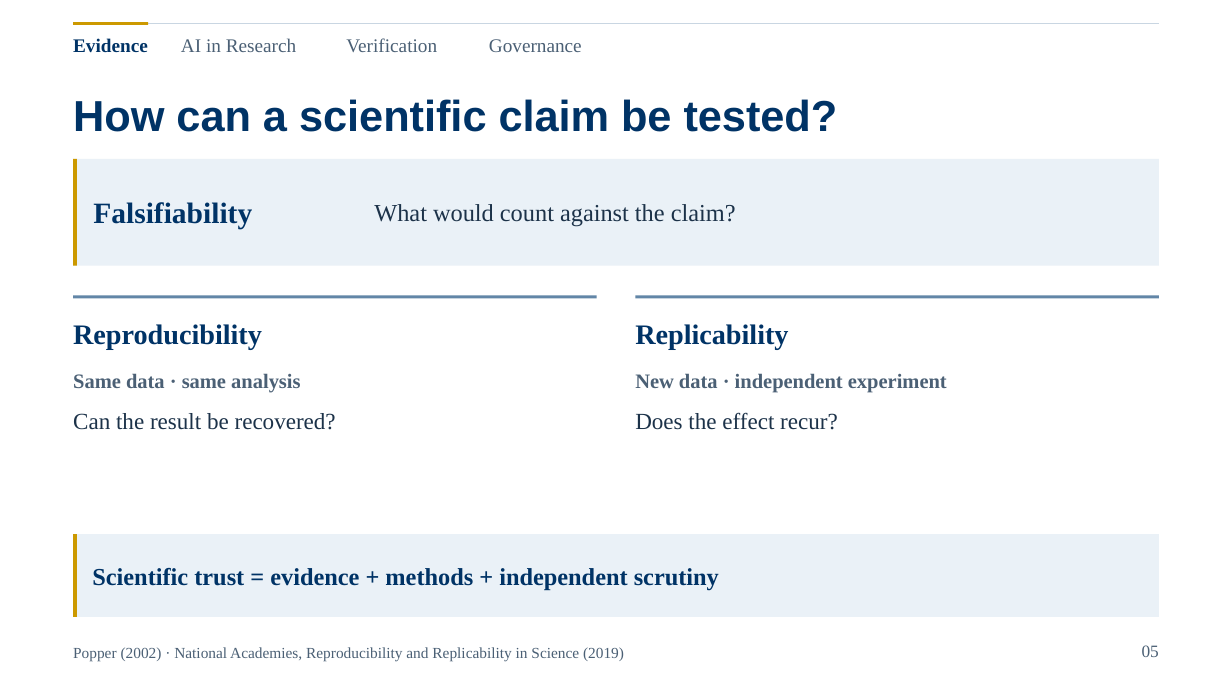
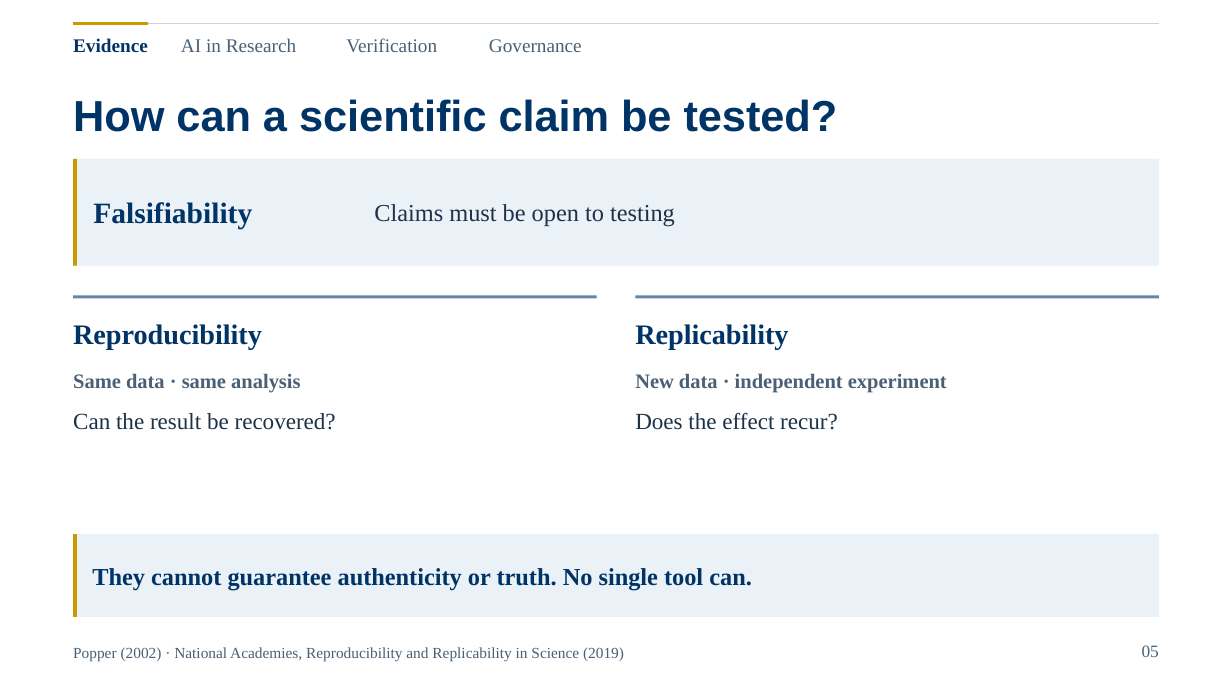
Before and after one commit to acmomo/cursor-playground, a slide deck: slide 5 of INFH5000_PPT_SpeakerAligned_KeywordVersion.pptx. Drawn at 1232x693 pixels with LibreOffice and Linux fonts; fonts in the diff are those of the drawing. Boxes give left, top, right and bottom in pixels: in the first picture for what was removed or moved away, otherwise in the second. Text is boxed around its words. In the diff, an @@ line names an element or a change of style, - is before the commit and + after.

```diff
--- a/INFH5000_PPT_SpeakerAligned_KeywordVersion.pptx
+++ b/INFH5000_PPT_SpeakerAligned_KeywordVersion.pptx
@@ text at [374,204,675,227]: text changed @@
-What would count against the claim?
+Claims must be open to testing
@@ text at [92,568,752,591]: text changed @@
-Scientific trust = evidence + methods + independent scrutiny
+They cannot guarantee authenticity or truth. No single tool can.
```
Also in this commit, not shown: 6 other slides changed, 2 slides added, 2 slides removed.
